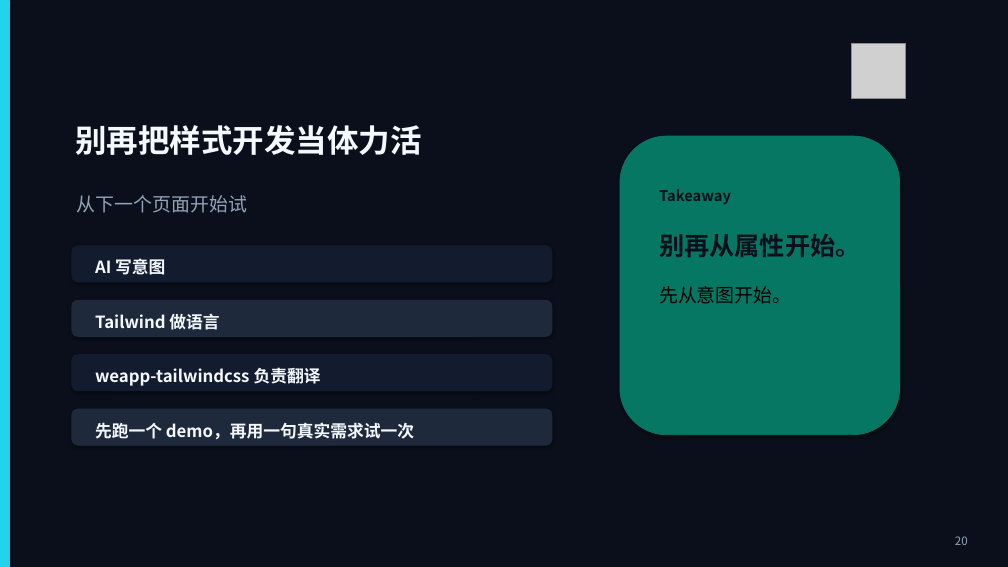
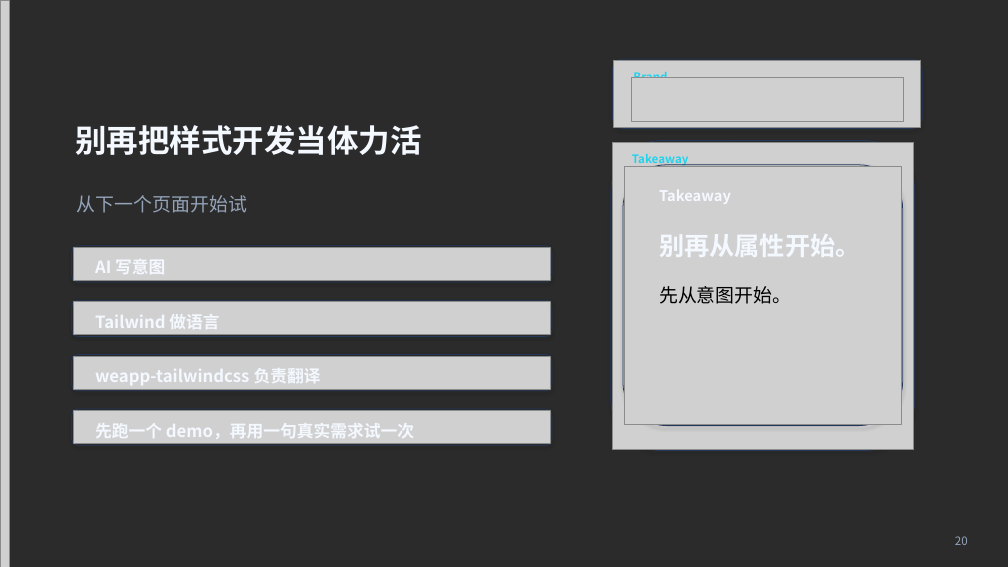
Before and after one commit to sonofmagic/weapp-tailwindcss, a slide deck: slide 20 of talk/2026-04-02-live/2026-04-02-live-deck.pptx. Drawn at 1008x567 pixels with LibreOffice and Linux fonts; fonts in the diff are those of the drawing; grey boxes stand for pictures; background and template pictures are left out; a plain dark background stands for a picture behind light text. Boxes give left, top, right and bottom in pixels: in the first picture for what was removed or moved away, otherwise in the second. Text is boxed around its words. In the diff, an @@ line names an element or a change of style, - is before the commit and + after.

```diff
--- a/talk/2026-04-02-live/2026-04-02-live-deck.pptx
+++ b/talk/2026-04-02-live/2026-04-02-live-deck.pptx
@@ background #0A0F1B to picture (left out) @@
@@ rectangle removed at (0,0,9,567) @@
@@ picture added at (0,0,9,567) @@
@@ rounded rectangle added at (613,59,923,129), outline #24385C 0.75 pt @@
@@ picture removed at (851,44,906,98) @@
@@ picture added at (614,60,921,127) @@
@@ picture added at (631,77,904,121) @@
@@ text added at (633,72,667,78), 11 pt, text #22D3EE, bold @@
+Brand
@@ rounded rectangle: place and size @@
-rounded rectangle at (620,136,900,435)
+rounded rectangle at (611,141,915,451)
@@ rounded rectangle at (611,141,915,451): fill #067762 to none; outline #067762 0.75 pt to #24385C 0.75 pt @@
@@ picture added at (613,142,913,449) @@
@@ rounded rectangle added at (623,165,903,426), outline #24385C 0.75 pt @@
@@ picture added at (625,166,901,424) @@
@@ text added at (632,154,689,167), 11 pt, text #22D3EE, bold @@
+Takeaway
@@ text "Takeaway" at (659,190,731,204): text colour #0A0F1B to #F4F8FF @@
@@ text "别再从属性开始。 先从意图开始。" at (659,234,861,304): text colour #0A0F1B to #F4F8FF in "别再从属性开始。" @@
@@ rounded rectangle at (72,246,552,282): fill #131C2E to none; outline #131C2E 0.75 pt to #24385C 0.75 pt @@
@@ picture added at (73,247,551,281) @@
@@ rounded rectangle at (72,300,552,337): fill #1E293B to none; outline #1E293B 0.75 pt to #24385C 0.75 pt @@
@@ picture added at (73,302,551,335) @@
@@ rounded rectangle at (72,355,552,391): fill #131C2E to none; outline #131C2E 0.75 pt to #24385C 0.75 pt @@
@@ picture added at (73,356,551,389) @@
@@ rounded rectangle at (72,409,552,445): fill #1E293B to none; outline #1E293B 0.75 pt to #24385C 0.75 pt @@
@@ picture added at (73,411,551,444) @@
```
Also in this commit, not shown: 19 other slides changed, 5 other files.
